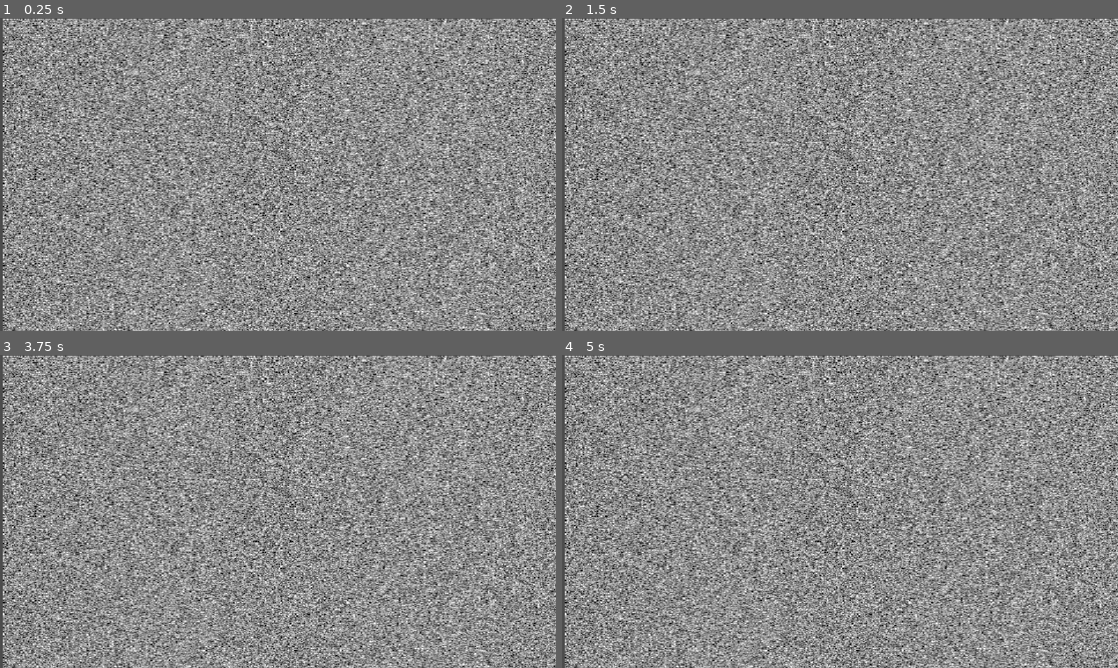
Above: before the commit, frames 1-4 (two rows, left to right).
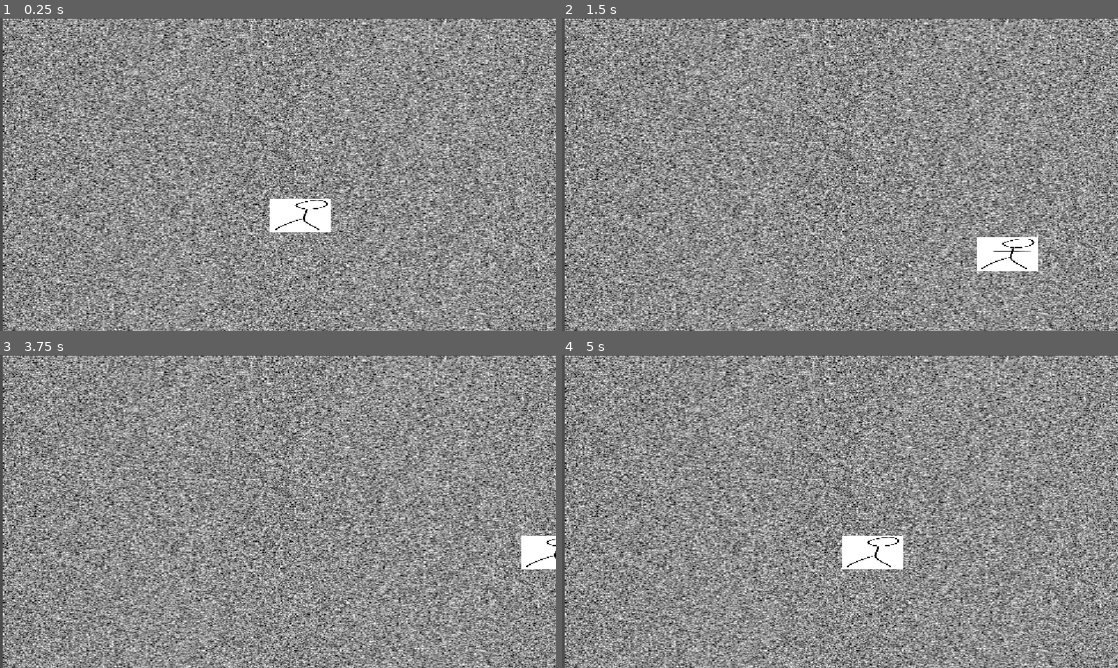
Above: after the commit, the same moments.

Repository: ryantheking603/VerySeriousGameJamGame
Game: Godot game, scene res://root.tscn
The game is run twice, just before and just after one commit, with the same random seed, the same clock (stepped at 60 frames per second) and the same inputs.
Inputs:
- Up to frame 1 (0.25 s): no input
- Up to frame 2 (1.5 s): tap Enter at 0.5 s; hold Right (right, bound only after the commit) 0.53-1.28 s; hold Down (down, bound only after the commit) from 1.28 s (still down)
- Up to frame 3 (3.75 s): release Down (down, bound only after the commit) at 2.03 s; hold Right (right, bound only after the commit) 2.03-2.78 s; tap Space at 2.75 s; hold Up (up, bound only after the commit) 2.78-3.53 s; tap Enter at 3.5 s; hold Left (left, bound only after the commit) from 3.53 s (still down)
- Up to frame 4 (5 s): keep holding Left (left, bound only after the commit)

The runs differ from the first frame. In frame 1, 1.2% of the frame differs, in the area x 48-60%, y 57-69%; in frame 2, 1.2%, in the area x 74-86%, y 70-81%; in frame 3, 0.7%; in frame 4, 1.2%.

Commit message:
Add main character and example movement
Added main character node with a temporary sprite and character movement

Diff:
--- /dev/null
+++ b/character_body_2d.gd
@@ -0,0 +1,11 @@
+extends CharacterBody2D
+
+@export var speed = 400
+
+func get_input():
+	var input_direction = Input.get_vector("left", "right", "up", "down")
+	velocity = input_direction * speed
+
+func _physics_process(delta):
+	get_input()
+	move_and_slide()
--- a/project.godot
+++ b/project.godot
@@ -20,6 +20,33 @@
 window/stretch/mode="canvas_items"
 window/stretch/aspect="expand"
 
+[input]
+
+left={
+"deadzone": 0.2,
+"events": [Object(InputEventKey,"resource_local_to_scene":false,"resource_name":"","device":-1,"window_id":0,"alt_pressed":false,"shift_pressed":false,"ctrl_pressed":false,"meta_pressed":false,"pressed":false,"keycode":0,"physical_keycode":4194319,"key_label":0,"unicode":0,"location":0,"echo":false,"script":null)
+, Object(InputEventKey,"resource_local_to_scene":false,"resource_name":"","device":-1,"window_id":0,"alt_pressed":false,"shift_pressed":false,"ctrl_pressed":false,"meta_pressed":false,"pressed":false,"keycode":0,"physical_keycode":65,"key_label":0,"unicode":97,"location":0,"echo":false,"script":null)
+]
+}
+down={
+"deadzone": 0.2,
+"events": [Object(InputEventKey,"resource_local_to_scene":false,"resource_name":"","device":-1,"window_id":0,"alt_pressed":false,"shift_pressed":false,"ctrl_pressed":false,"meta_pressed":false,"pressed":false,"keycode":0,"physical_keycode":4194322,"key_label":0,"unicode":0,"location":0,"echo":false,"script":null)
+, Object(InputEventKey,"resource_local_to_scene":false,"resource_name":"","device":-1,"window_id":0,"alt_pressed":false,"shift_pressed":false,"ctrl_pressed":false,"meta_pressed":false,"pressed":false,"keycode":0,"physical_keycode":83,"key_label":0,"unicode":115,"location":0,"echo":false,"script":null)
+]
+}
+right={
+"deadzone": 0.2,
+"events": [Object(InputEventKey,"resource_local_to_scene":false,"resource_name":"","device":-1,"window_id":0,"alt_pressed":false,"shift_pressed":false,"ctrl_pressed":false,"meta_pressed":false,"pressed":false,"keycode":0,"physical_keycode":4194321,"key_label":0,"unicode":0,"location":0,"echo":false,"script":null)
+, Object(InputEventKey,"resource_local_to_scene":false,"resource_name":"","device":-1,"window_id":0,"alt_pressed":false,"shift_pressed":false,"ctrl_pressed":false,"meta_pressed":false,"pressed":false,"keycode":0,"physical_keycode":68,"key_label":0,"unicode":100,"location":0,"echo":false,"script":null)
+]
+}
+up={
+"deadzone": 0.2,
+"events": [Object(InputEventKey,"resource_local_to_scene":false,"resource_name":"","device":-1,"window_id":0,"alt_pressed":false,"shift_pressed":false,"ctrl_pressed":false,"meta_pressed":false,"pressed":false,"keycode":0,"physical_keycode":4194320,"key_label":0,"unicode":0,"location":0,"echo":false,"script":null)
+, Object(InputEventKey,"resource_local_to_scene":false,"resource_name":"","device":-1,"window_id":0,"alt_pressed":false,"shift_pressed":false,"ctrl_pressed":false,"meta_pressed":false,"pressed":false,"keycode":0,"physical_keycode":87,"key_label":0,"unicode":119,"location":0,"echo":false,"script":null)
+]
+}
+
 [physics]
 
 3d/physics_engine="Jolt Physics"
--- a/root.tscn
+++ b/root.tscn
@@ -1,6 +1,22 @@
 [gd_scene format=3 uid="uid://cpgvebp5o7ro"]
 
 [ext_resource type="Texture2D" uid="uid://ds1iufie2u6jj" path="res://images.jpeg" id="1_pq8q7"]
+[ext_resource type="Texture2D" uid="uid://cmhdqeug4lfli" path="res://main_char/temp.jpg" id="2_pyidc"]
+[ext_resource type="Script" uid="uid://bknu6daudhhb7" path="res://character_body_2d.gd" id="2_vvh5c"]
+
+[sub_resource type="SpriteFrames" id="SpriteFrames_71ww8"]
+animations = [{
+"frames": [{
+"duration": 1.0,
+"texture": ExtResource("2_pyidc")
+}],
+"loop": 1,
+"name": &"default",
+"speed": 5.0
+}]
+
+[sub_resource type="RectangleShape2D" id="RectangleShape2D_81ajq"]
+size = Vector2(247.76942, 156.69598)
 
 [node name="root" type="Node2D" unique_id=696447183]
 
@@ -8,3 +24,18 @@
 position = Vector2(589.5, 338)
 scale = Vector2(1.8260188, 1.4)
 texture = ExtResource("1_pq8q7")
+
+[node name="CharacterBody2D" type="CharacterBody2D" parent="." unique_id=108888972]
+position = Vector2(623, 409)
+scale = Vector2(0.5085377, 0.44672483)
+motion_mode = 1
+script = ExtResource("2_vvh5c")
+
+[node name="AnimatedSprite2D" type="AnimatedSprite2D" parent="CharacterBody2D" unique_id=1917219576]
+position = Vector2(0, -4.2915344e-06)
+scale = Vector2(0.99999994, 0.33870968)
+sprite_frames = SubResource("SpriteFrames_71ww8")
+
+[node name="CollisionShape2D" type="CollisionShape2D" parent="CharacterBody2D" unique_id=521268493]
+scale = Vector2(0.9999995, 1)
+shape = SubResource("RectangleShape2D_81ajq")
Not shown, added: character_body_2d.gd.uid
Binary file added: main_char/temp.jpg
Not shown, added: main_char/temp.jpg.import
Not shown, added: .DS_Store
Not shown, added: main_char/.DS_Store
